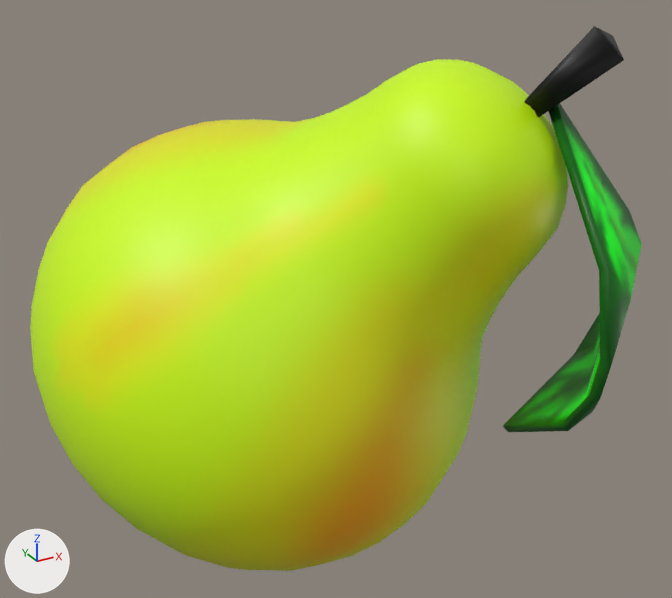
The Blender file Assets/Mesh/grush_02.blend as it was, and as the next commit left it.
Rendered twice from a camera (50 mm lens) standing at (-1.27, -2.7, 1.62) and looking at (0.14, -0.14, 0.34). The lights are fixed; the arrows at lower left show +X, +Y and +Z.
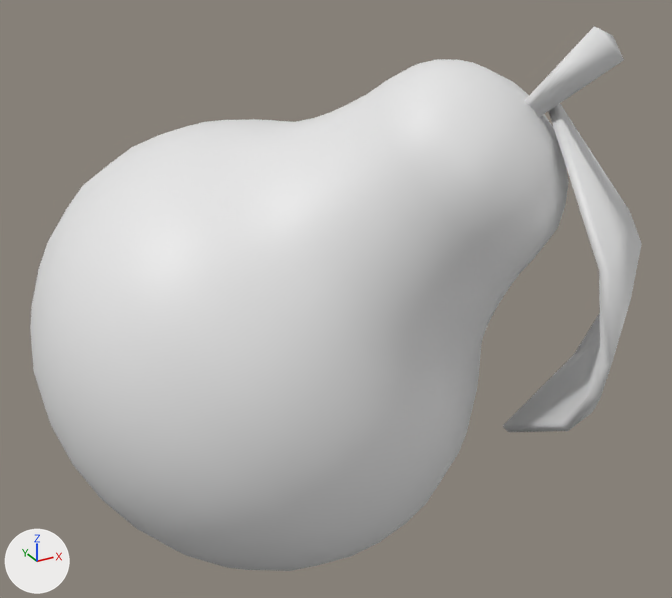
Location of each change, [x1, y1, x2, y2] in pixels of the pictures (672 x 598 px):
'Sphere', recoloured (green to white)
    both: [30, 26, 642, 571]

The change, as a diff of the scene's bpy script:
```diff
--- a/Assets/Mesh/grush_02.blend.py
+++ b/Assets/Mesh/grush_02.blend.py
@@ me_sphere @@
 me_sphere.from_pydata(...)  # 764 vertices, 757 faces; spans x -0.84..0.98, y -1.06..0.85, z -0.62..1.29
-me_sphere.materials.append(mat_material_001)  # picture img_grush01
```
